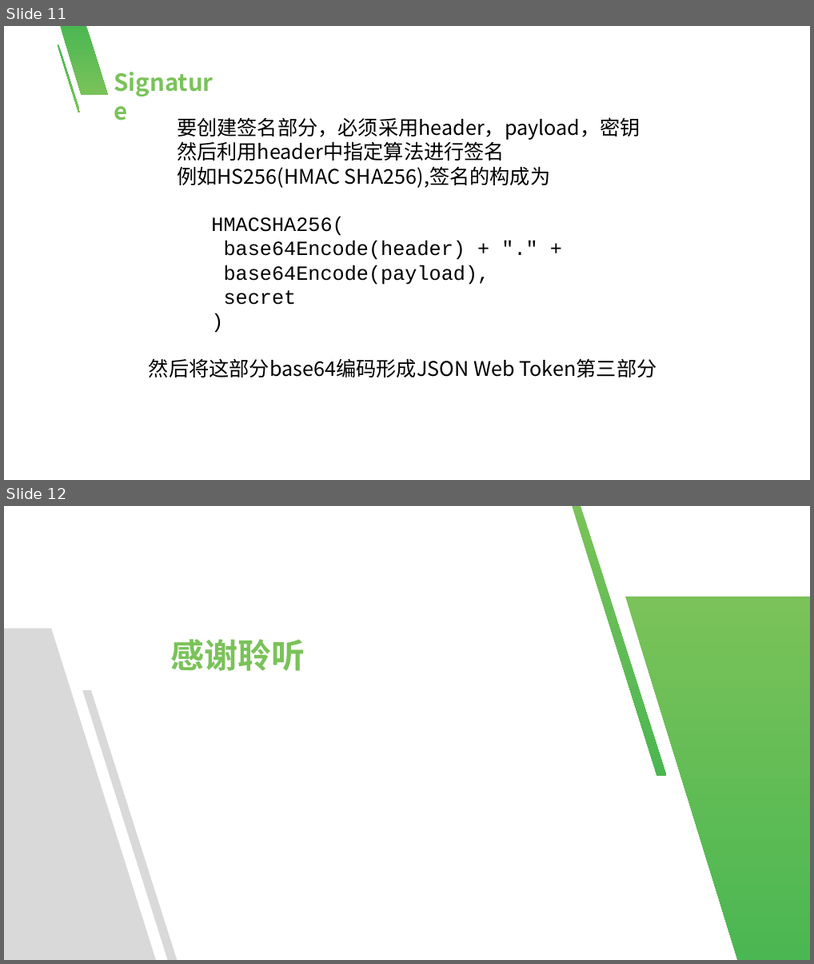
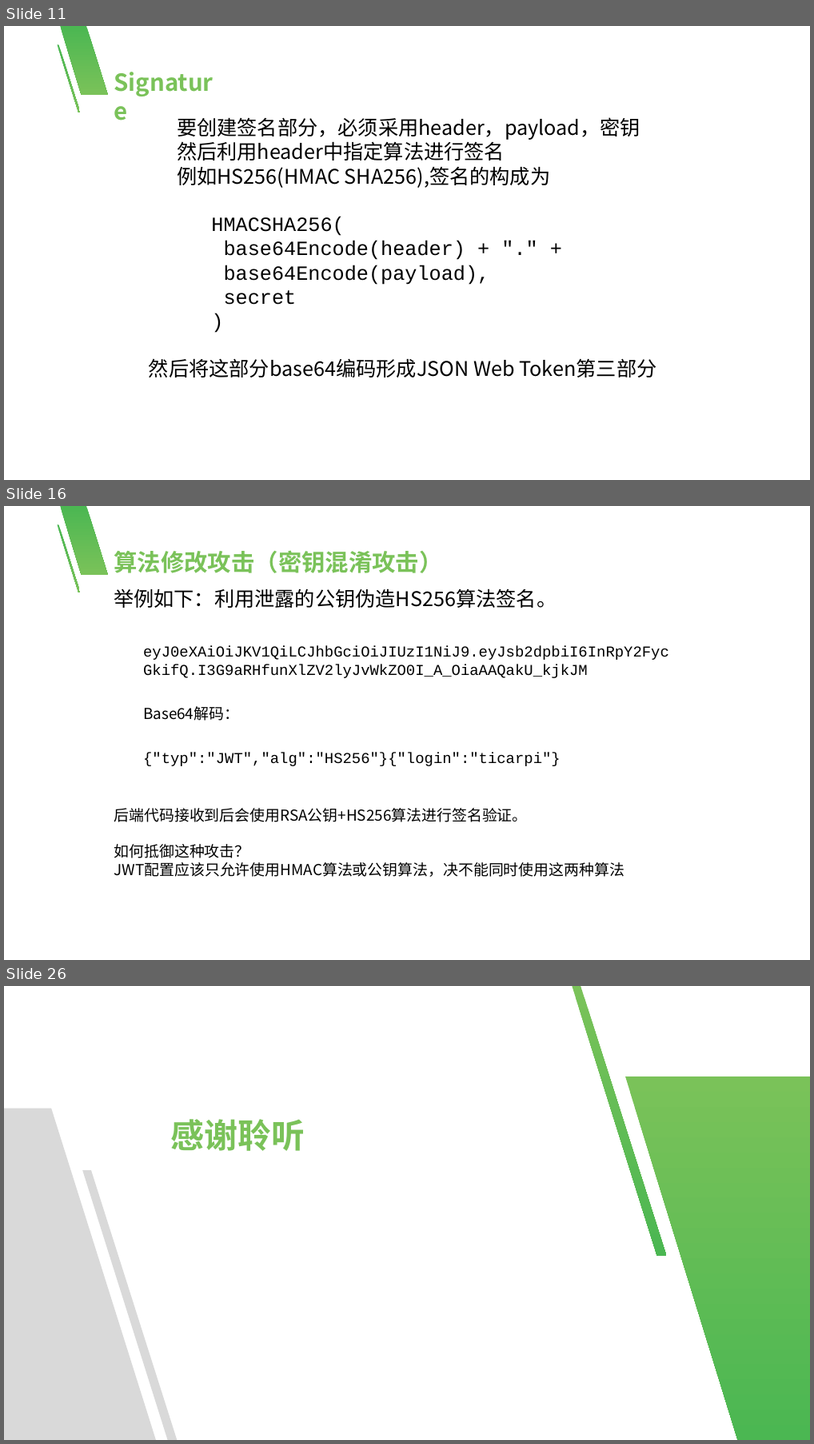
Before and after one commit to xikong-mubai/check_test, a slide deck: web/JWT.pptx. Shown one above the other, each under a label of ours: slides 11 and 12 before the commit, slides 11, 16 and 26 after it; the slides between them are not shown. The pictures are 814x964 and 814x1444 pixels, drawn with LibreOffice and Linux fonts; fonts in the diff are those of the drawing; background and template pictures are left out. Boxes give left, top, right and bottom in pixels: in the first picture for what was removed or moved away, otherwise in the second. Text is boxed around its words. In the diff, an @@ line names an element or a change of style, - is before the commit and + after.

```diff
--- a/web/JWT.pptx
+++ b/web/JWT.pptx
@@ slide 16 added at bbox=[4, 506, 810, 960], background #FFFFFF; not listed: 2 template elements that a slide beside it also shows @@
@@ text added at bbox=[114, 550, 443, 573], 28 pt, text #7AC259, bold @@
+算法修改攻击（密钥混淆攻击）
@@ text added at bbox=[114, 588, 557, 608], 24 pt, text #000000 @@
+举例如下：利用泄露的公钥伪造HS256算法签名。
@@ text added at bbox=[143, 646, 670, 678], 18 pt, text #000000 @@
+eyJ0eXAiOiJKV1QiLCJhbGciOiJIUzI1NiJ9.eyJsb2dpbiI6InRpY2FycGkifQ.I3G9aRHfunXlZV2lyJvWkZO0I_A_OiaAAQakU_kjkJM
@@ text added at bbox=[143, 706, 239, 720], 18 pt, text #000000 @@
+Base64解码：
@@ text added at bbox=[143, 752, 561, 766], 18 pt, text #000000 @@
+{"typ":"JWT","alg":"HS256"}{"login":"ticarpi"}
@@ text added at bbox=[114, 808, 626, 876], 18 pt, text #000000 @@
+后端代码接收到后会使用RSA公钥+HS256算法进行签名验证。
+如何抵御这种攻击？
+JWT配置应该只允许使用HMAC算法或公钥算法，决不能同时使用这两种算法
@@ what was slide 12 is now slide 26 @@
```
Also in this commit, not shown: 13 other slides added.
